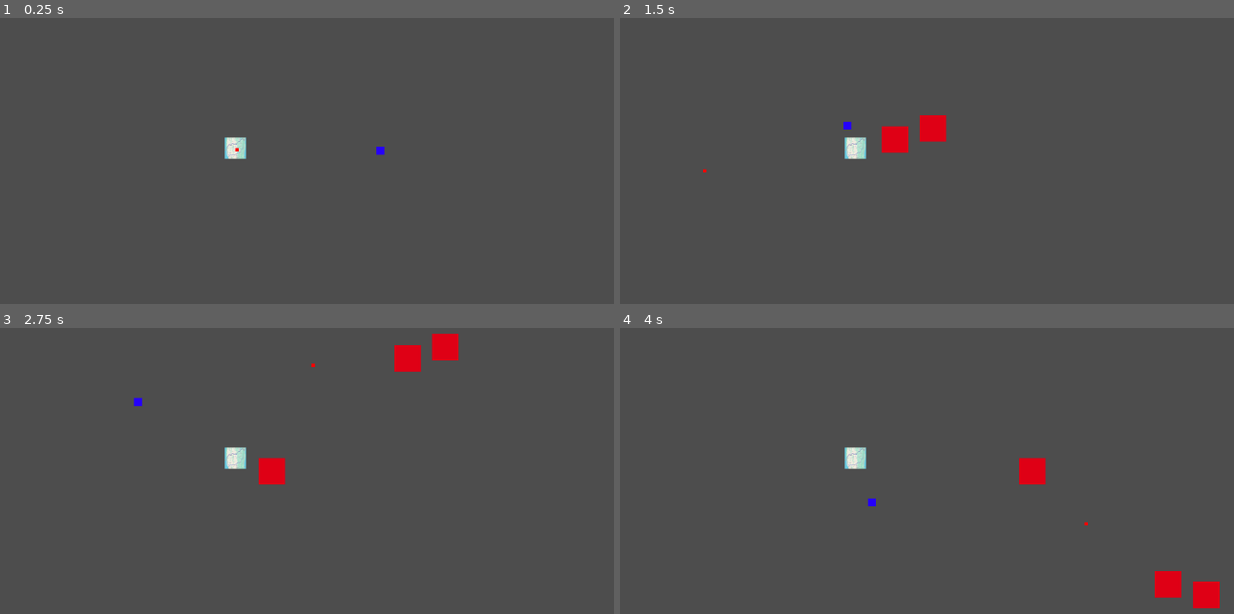
Above: before the commit, frames 1-4 (two rows, left to right).
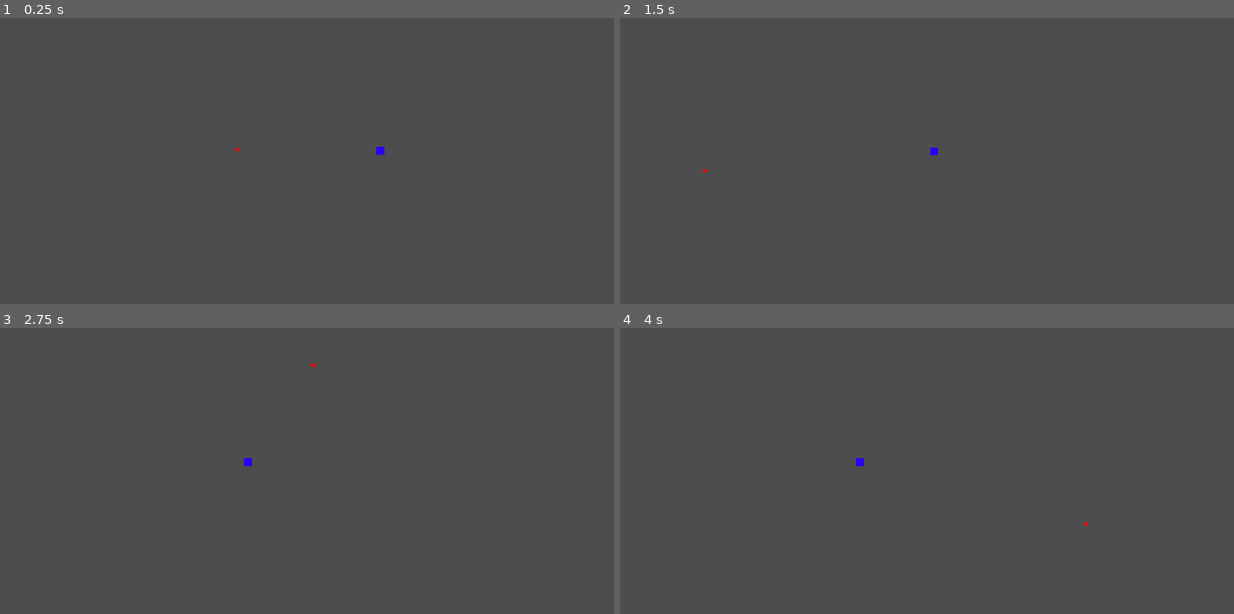
Above: after the commit, the same moments.

Repository: TheExpert24/America250-production
Game: Godot game, scene res://main.tscn
The game is run twice, just before and just after one commit, with the same random seed, the same clock (stepped at 60 frames per second) and the same inputs.
Inputs (mouse positions are in pixels of both pictures, inside the frame that each line leads up to):
- Up to frame 1 (0.25 s): no input
- Up to frame 2 (1.5 s): move the mouse to (1025, 126) at 0.52 s; press the mouse at (1025, 126) at 0.53 s; hold Right (ui_right) 0.53-1.28 s; move the mouse to (699, 169) at 1.27 s; release the mouse at (699, 169) at 1.28 s; hold Down (ui_down) from 1.28 s (still down); click (699, 169) at 1.35 s
- Up to frame 3 (2.75 s): move the mouse to (313, 365) at 2.02 s; release Down (ui_down) at 2.03 s; press the mouse at (313, 365) at 2.03 s; hold Right (ui_right) from 2.03 s (still down)
- Up to frame 4 (4 s): move the mouse to (816, 542) at 2.77 s; release Right (ui_right) at 2.78 s; release the mouse at (816, 542) at 2.78 s; hold Up (ui_up) 2.78-3.53 s; click (816, 542) at 2.85 s; move the mouse to (1086, 522) at 3.52 s; press the mouse at (1086, 522) at 3.53 s; hold Left (ui_left) from 3.53 s (still down)

The runs differ from the first frame. In frame 1, 0.3% of the frame differs, in the area x 36-41%, y 41-50%; in frame 2, 1.2%; in frame 3, 1.6%, in the area x 21-75%, y 2-55%; in frame 4, 1.5%.

Commit message:
restarted the project 3d

Diff:
--- /dev/null
+++ b/Camera_2d.gd
@@ -0,0 +1,6 @@
+extends Camera2D
+
+@export var follow_strength := 0.1
+
+func _process(delta):
+	global_position = global_position.lerp(get_parent().global_position, follow_strength)
--- a/main.tscn
+++ b/main.tscn
@@ -4,6 +4,7 @@
 [ext_resource type="Script" uid="uid://cw2h651f8bcl4" path="res://Main.gd" id="1_1bvp3"]
 [ext_resource type="Texture2D" uid="uid://b4ua1rkatt8jq" path="res://player.png" id="2_h2yge"]
 [ext_resource type="Script" uid="uid://c66kl75pf35p" path="res://crosshair.gd" id="3_h2yge"]
+[ext_resource type="Script" uid="uid://bdt6esvas65yb" path="res://Camera_2d.gd" id="4_lquwl"]
 
 [node name="Main" type="Node2D" unique_id=1390226069]
 script = ExtResource("1_1bvp3")
@@ -14,9 +15,13 @@
 script = ExtResource("1_0xm2m")
 
 [node name="Sprite2D" type="Sprite2D" parent="Player" unique_id=1441082462]
+visible = false
 texture = ExtResource("2_h2yge")
 
 [node name="Camera2D" type="Camera2D" parent="Player" unique_id=1579196824]
+position_smoothing_enabled = true
+position_smoothing_speed = 10.0
+script = ExtResource("4_lquwl")
 
 [node name="Crosshair" type="Node2D" parent="." unique_id=500134813]
 script = ExtResource("3_h2yge")
--- /dev/null
+++ b/main_3d.tscn
@@ -0,0 +1,30 @@
+[gd_scene format=3 uid="uid://dpx5esw3drrxr"]
+
+[ext_resource type="Script" uid="uid://dxkwutir1x60s" path="res://player.gd" id="1_wiwsh"]
+
+[sub_resource type="BoxMesh" id="BoxMesh_aas03"]
+size = Vector3(50, 1, 50)
+
+[sub_resource type="BoxMesh" id="BoxMesh_wiwsh"]
+
+[node name="Main3D" type="Node3D" unique_id=1747885889]
+
+[node name="Ground" type="MeshInstance3D" parent="." unique_id=1926283095]
+custom_aabb = AABB(50, 0, 0, 0, 0, 0)
+mesh = SubResource("BoxMesh_aas03")
+
+[node name="Player" type="CharacterBody3D" parent="." unique_id=1821659019]
+transform = Transform3D(1, 0, 0, 0, 1, 0, 0, 0, 1, 0, 2, 0)
+script = ExtResource("1_wiwsh")
+
+[node name="CollisionShape3D" type="CollisionShape3D" parent="Player" unique_id=1051961305]
+
+[node name="Neck" type="Node3D" parent="Player/CollisionShape3D" unique_id=1767215771]
+
+[node name="Camera3D" type="Camera3D" parent="Player/CollisionShape3D/Neck" unique_id=1948802641]
+transform = Transform3D(1, 0, 0, 0, 0.9659259, 0.25881907, 0, -0.25881907, 0.9659258, 0, 1.8, 0)
+current = true
+
+[node name="Enemy" type="MeshInstance3D" parent="." unique_id=1217629080]
+transform = Transform3D(1, 0, 0, 0, 1, 0, 0, 0, 1, 0, 1, -10)
+mesh = SubResource("BoxMesh_wiwsh")
--- a/player.gd
+++ b/player.gd
@@ -1,35 +1,49 @@
-extends CharacterBody2D
+extends CharacterBody3D
 
-@export var speed := 250
-@onready var bullet_scene = preload("res://Bullet.tscn")
+@export var speed := 5.0
+
+@onready var neck = $Neck
+
+func _ready():
+	Input.mouse_mode = Input.MOUSE_MODE_CAPTURED
+
+func _unhandled_input(event):
+	if event.is_action_pressed("ui_cancel"):
+		Input.mouse_mode = Input.MOUSE_MODE_VISIBLE
+
+	if event is InputEventMouseButton and event.pressed:
+		Input.mouse_mode = Input.MOUSE_MODE_CAPTURED
+
+	if event is InputEventMouseMotion and Input.mouse_mode == Input.MOUSE_MODE_CAPTURED:
+		rotate_y(-event.relative.x * 0.0015)
+		neck.rotate_x(-event.relative.y * 0.0015)
+
+		neck.rotation.x = clamp(
+			neck.rotation.x,
+			deg_to_rad(-80),
+			deg_to_rad(80)
+		)
 
 func _physics_process(delta):
-	var direction = Vector2.ZERO
+	var input_dir = Vector2.ZERO
 
+	if Input.is_action_pressed("ui_up"):
+		input_dir.y -= 1
+	if Input.is_action_pressed("ui_down"):
+		input_dir.y += 1
+	if Input.is_action_pressed("ui_left"):
+		input_dir.x -= 1
 	if Input.is_action_pressed("ui_right"):
-		direction.x += 1
-	if Input.is_action_pressed("ui_left"):
-		direction.x -= 1
-	if Input.is_action_pressed("ui_down"):
-		direction.y += 1
-	if Input.is_action_pressed("ui_up"):
-		direction.y -= 1
+		input_dir.x += 1
 
-	velocity = direction.normalized() * speed
+	input_dir = input_dir.normalized()
+
+	var forward = -transform.basis.z
+	var right = transform.basis.x
+
+	var direction = (forward * input_dir.y + right * input_dir.x)
+
+	velocity.x = direction.x * speed
+	velocity.z = direction.z * speed
+
 	move_and_slide()
-
-func _input(event):
-	if event.is_action_pressed("shoot"):
-		shoot()
-
-func shoot():
-	print("shoot works")
-
-	var bullet = bullet_scene.instantiate()
-	get_tree().current_scene.add_child(bullet)
-
-	# FORCE visible position (center of screen)
-	bullet.global_position = global_position
-
-	# FORCE visible movement
-	bullet.direction = Vector2.RIGHT
Not shown, added: Camera_2d.gd.uid
